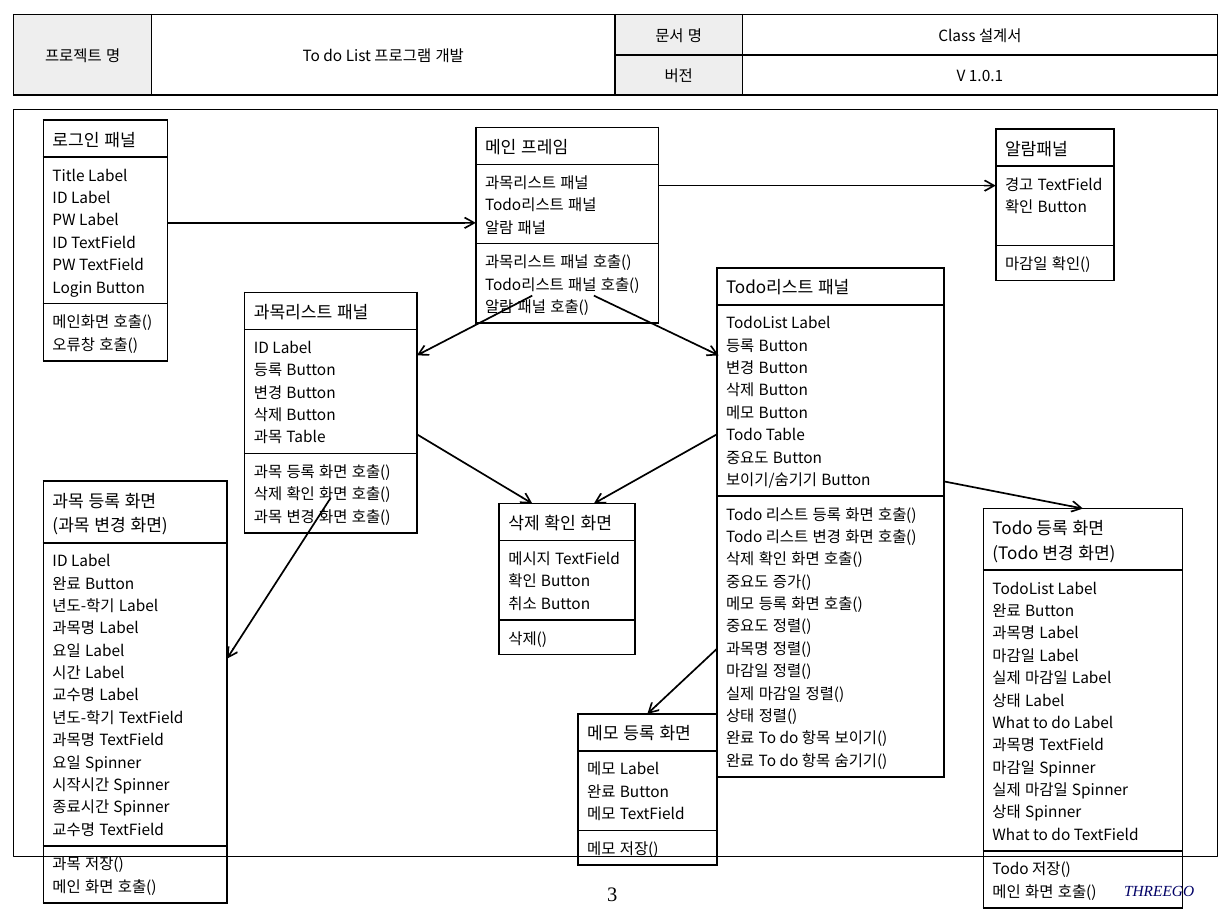
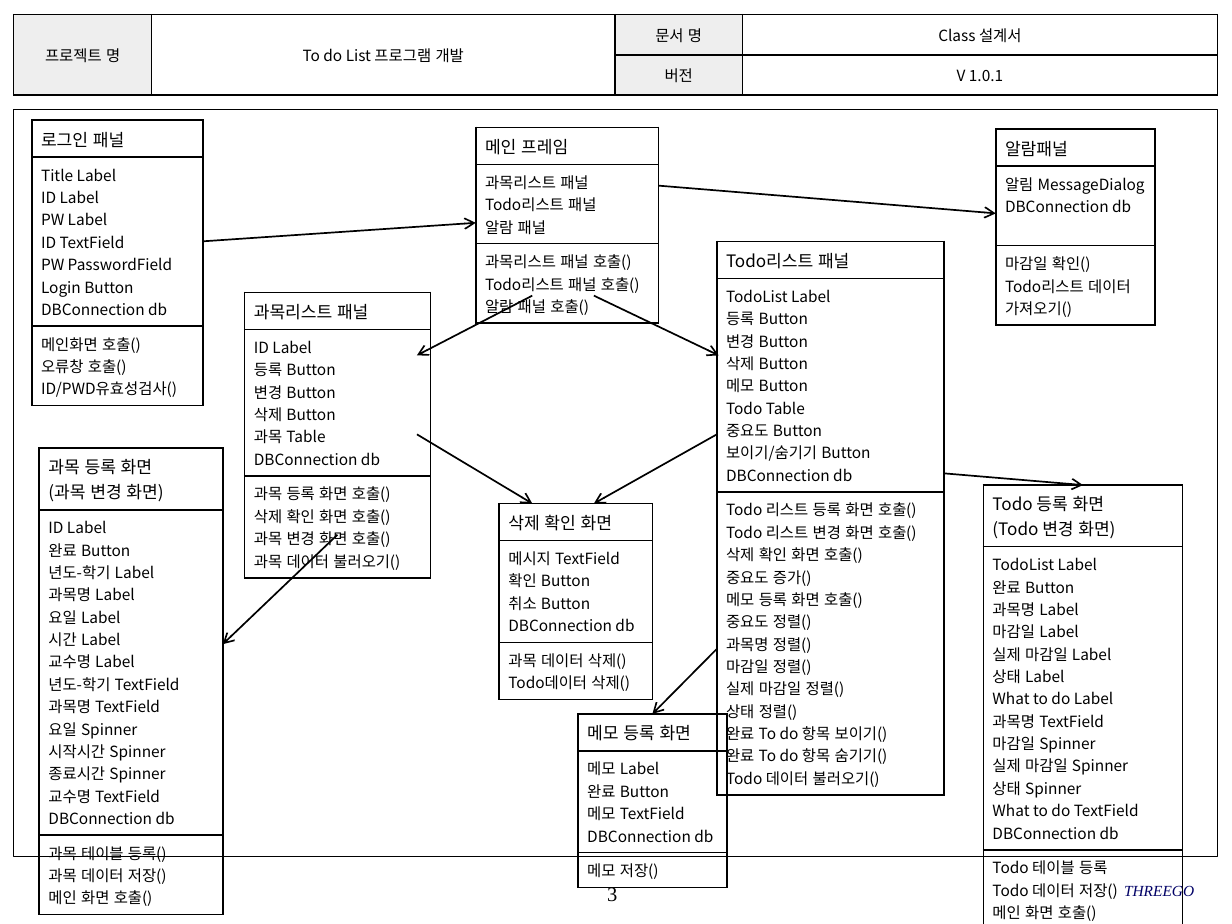
Before and after one commit to SMU-SE-Admin/18-1_3_THREEGO_Doc, a slide deck: slide 3 of 03 설계/Class 설계서_3조_THREEGO.pptx. Drawn at 1232x924 pixels with LibreOffice and Linux fonts; fonts in the diff are those of the drawing; background and template pictures are left out. Boxes give left, top, right and bottom in pixels: in the first picture for what was removed or moved away, otherwise in the second. Text is boxed around its words. In the diff, an @@ line names an element or a change of style, - is before the commit and + after.

Commit message:
#1109 Class 설계서 최종본
Class 설계서 최종본

```diff
--- a/03 설계/Class 설계서_3조_THREEGO.pptx
+++ b/03 설계/Class 설계서_3조_THREEGO.pptx
@@ table at bbox=[32, 121, 203, 401] @@
-row 2, column 1: Title Label / ID Label / PW Label / ID TextField / PW TextField / Login Button
+row 2, column 1: Title Label / ID Label / PW Label / ID TextField / PW PasswordField / Login Button / DBConnection db
-row 3, column 1: 메인화면 호출() / 오류창 호출()
+row 3, column 1: 메인화면 호출() / 오류창 호출() / ID/PWD유효성검사()
@@ table: place and size @@
-table at bbox=[43, 121, 168, 357]
+table at bbox=[32, 121, 203, 401]
@@ table at bbox=[995, 129, 1154, 321] @@
-row 2, column 1: 경고 TextField / 확인 Button
+row 2, column 1: 알림 MessageDialog / DBConnection db
-row 3, column 1: 마감일 확인()
+row 3, column 1: 마감일 확인() / Todo리스트 데이터 가져오기()
@@ table: place and size @@
-table at bbox=[995, 129, 1114, 276]
+table at bbox=[995, 129, 1154, 321]
@@ arrow moved from (658, 186) - (995, 186) to (658, 186) - (995, 213) @@
@@ arrow moved from (168, 223) - (476, 223) to (203, 241) - (476, 223) @@
@@ table at bbox=[717, 241, 944, 792] @@
-row 2, column 1: TodoList Label / 등록 Button / 변경 Button / 삭제 Button / 메모 Button / Todo Table / 중요도 Button / 보이기/숨기기 Button
+row 2, column 1: TodoList Label / 등록 Button / 변경 Button / 삭제 Button / 메모 Button / Todo Table / 중요도 Button / 보이기/숨기기 Button / DBConnection db
-row 3, column 1: Todo 리스트 등록 화면 호출() / Todo 리스트 변경 화면 호출() / 삭제 확인 화면 호출() / 중요도 증가() / 메모 등록 화면 호출() / 중요도 정렬() / 과목명 정렬() / 마감일 정렬() / 실제 마감일 정렬() / 상태 정렬() / 완료 To do 항목 보이기() / 완료 To do 항목 숨기기()
+row 3, column 1: Todo 리스트 등록 화면 호출() / Todo 리스트 변경 화면 호출() / 삭제 확인 화면 호출() / 중요도 증가() / 메모 등록 화면 호출() / 중요도 정렬() / 과목명 정렬() / 마감일 정렬() / 실제 마감일 정렬() / 상태 정렬() / 완료 To do 항목 보이기() / 완료 To do 항목 숨기기() / Todo 데이터 불러오기()
@@ table: place and size @@
-table at bbox=[717, 267, 944, 773]
+table at bbox=[717, 241, 944, 792]
@@ table at bbox=[245, 292, 431, 575] @@
-row 2, column 1: ID Label / 등록 Button / 변경 Button / 삭제 Button / 과목 Table
+row 2, column 1: ID Label / 등록 Button / 변경 Button / 삭제 Button / 과목 Table / DBConnection db
-row 3, column 1: 과목 등록 화면 호출() / 삭제 확인 화면 호출() / 과목 변경 화면 호출()
+row 3, column 1: 과목 등록 화면 호출() / 삭제 확인 화면 호출() / 과목 변경 화면 호출() / 과목 데이터 불러오기()
@@ table: place and size @@
-table at bbox=[245, 292, 418, 530]
+table at bbox=[245, 292, 431, 575]
@@ table at bbox=[39, 448, 223, 910] @@
-row 2, column 1: ID Label / 완료 Button / 년도-학기 Label / 과목명 Label / 요일 Label / 시간 Label / 교수명 Label / 년도-학기 TextField / 과목명 TextField / 요일 Spinner / 시작시간 Spinner / 종료시간 Spinner / 교수명 TextField
+row 2, column 1: ID Label / 완료 Button / 년도-학기 Label / 과목명 Label / 요일 Label / 시간 Label / 교수명 Label / 년도-학기 TextField / 과목명 TextField / 요일 Spinner / 시작시간 Spinner / 종료시간 Spinner / 교수명 TextField / DBConnection db
-row 3, column 1: 과목 저장() / 메인 화면 호출()
+row 3, column 1: 과목 테이블 등록() / 과목 데이터 저장() / 메인 화면 호출()
@@ table: place and size @@
-table at bbox=[43, 482, 227, 899]
+table at bbox=[39, 448, 223, 910]
@@ arrow moved from (944, 482) - (1083, 509) to (944, 473) - (1083, 485) @@
@@ table at bbox=[499, 504, 652, 695] @@
-row 2, column 1: 메시지 TextField / 확인 Button / 취소 Button
+row 2, column 1: 메시지 TextField / 확인 Button / 취소 Button / DBConnection db
-row 3, column 1: 삭제()
+row 3, column 1: 과목 데이터 삭제() / Todo데이터 삭제()
@@ table: place and size @@
-table at bbox=[499, 504, 634, 651]
+table at bbox=[499, 504, 652, 695]
@@ table at bbox=[983, 485, 1183, 924] @@
-row 2, column 1: TodoList Label / 완료 Button / 과목명 Label / 마감일 Label / 실제 마감일 Label / 상태 Label / What to do Label / 과목명 TextField / 마감일 Spinner / 실제 마감일 Spinner / 상태 Spinner / What to do TextField
+row 2, column 1: TodoList Label / 완료 Button / 과목명 Label / 마감일 Label / 실제 마감일 Label / 상태 Label / What to do Label / 과목명 TextField / 마감일 Spinner / 실제 마감일 Spinner / 상태 Spinner / What to do TextField / DBConnection db
-row 3, column 1: Todo 저장() / 메인 화면 호출()
+row 3, column 1: Todo 테이블 등록 / Todo 데이터 저장() / 메인 화면 호출()
@@ table: place and size @@
-table at bbox=[983, 509, 1183, 904]
+table at bbox=[983, 485, 1183, 924]
@@ arrow moved from (330, 498) - (227, 659) to (338, 535) - (223, 644) @@
@@ arrow moved from (717, 649) - (648, 713) to (717, 649) - (653, 713) @@
@@ table at bbox=[578, 713, 727, 883] @@
-row 2, column 1: 메모 Label / 완료 Button / 메모 TextField
+row 2, column 1: 메모 Label / 완료 Button / 메모 TextField / DBConnection db
@@ table: place and size @@
-table at bbox=[578, 713, 717, 861]
+table at bbox=[578, 713, 727, 883]
```
